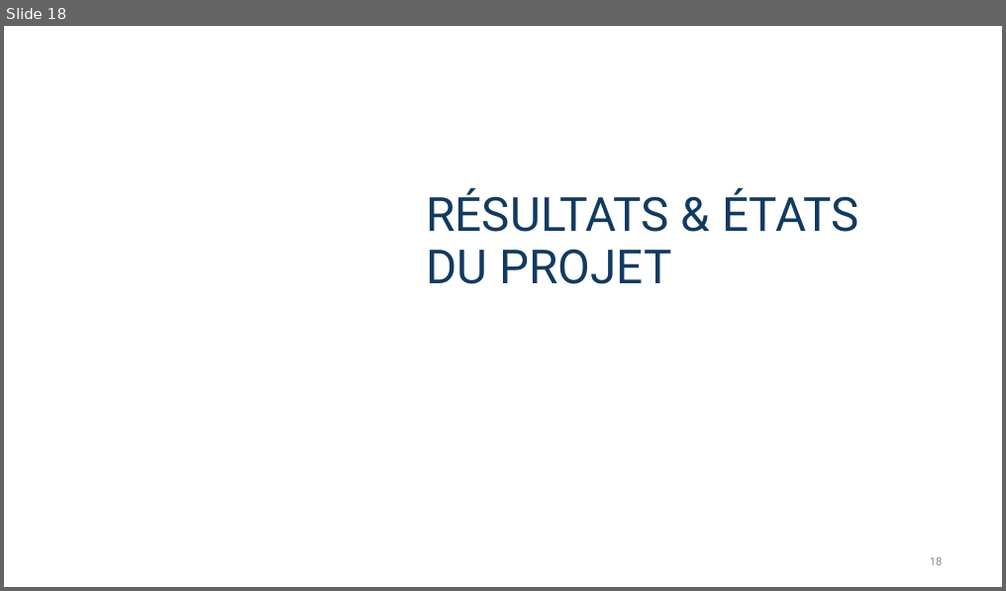
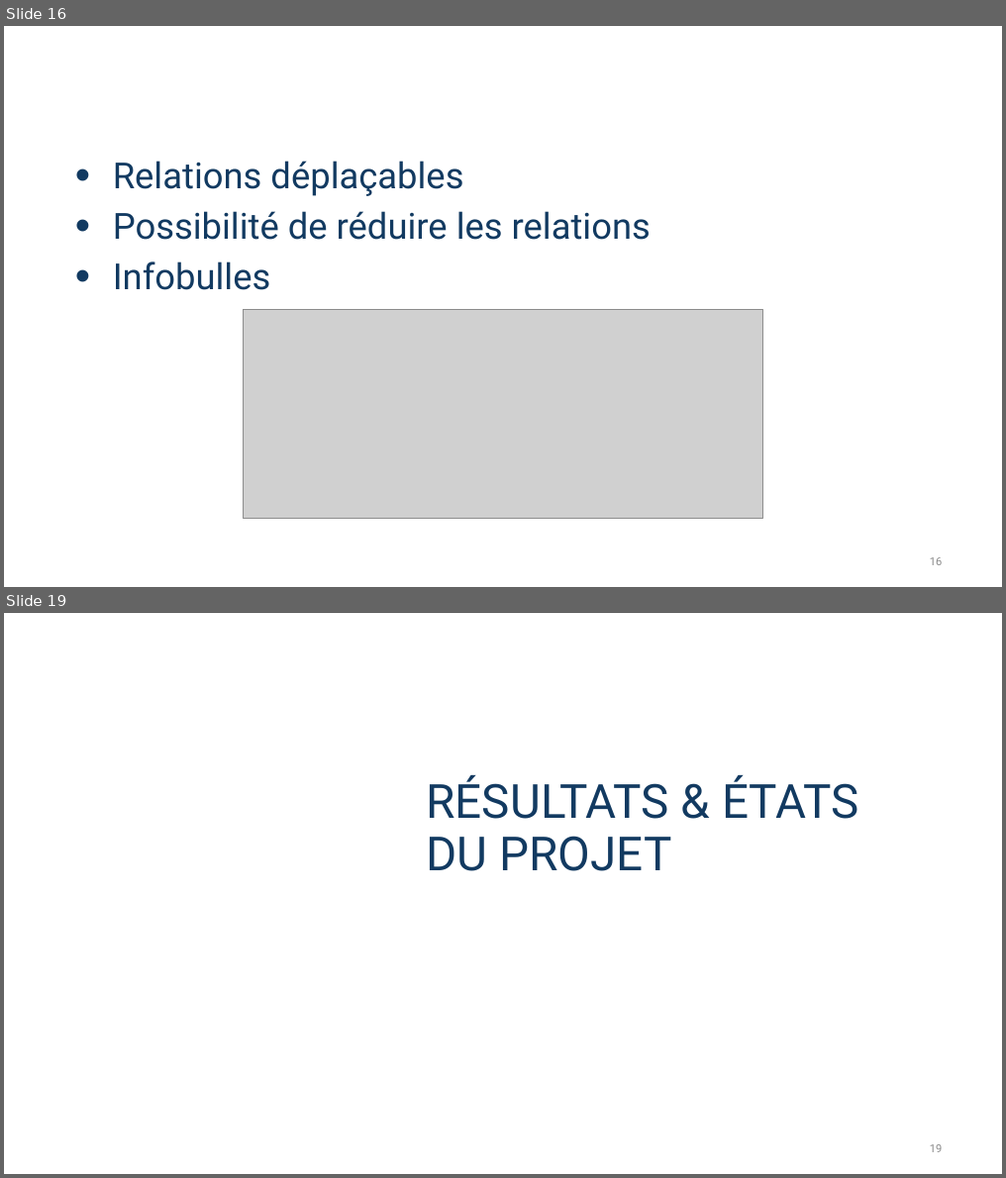
Before and after one commit to ncourvoisier/sar, a slide deck: doc/SoutenanceSAR.pptx. Shown one above the other, each under a label of ours: slide 18 before the commit, slides 16 and 19 after it; the slides between them are not shown. The pictures are 1006x591 and 1006x1178 pixels, drawn with LibreOffice and Linux fonts; fonts in the diff are those of the drawing; grey boxes stand for pictures; background and template pictures are left out. Boxes give left, top, right and bottom in pixels: in the first picture for what was removed or moved away, otherwise in the second. Text is boxed around its words. In the diff, an @@ line names an element or a change of style, - is before the commit and + after.

```diff
--- a/doc/SoutenanceSAR.pptx
+++ b/doc/SoutenanceSAR.pptx
@@ slide 16 added at [4, 26, 1002, 587], background picture (left out) @@
@@ text added at [113, 161, 650, 290], 26 pt, text #123A61 @@
+• Relations déplaçables
+• Possibilité de réduire les relations
+• Infobulles
@@ picture added at [244, 309, 763, 518] @@
@@ page number added at [930, 558, 943, 566], 8 pt, text #8C8C8C @@
+16
@@ what was slide 18 is now slide 19 @@
```
Also in this commit, not shown: 13 slides changed.
